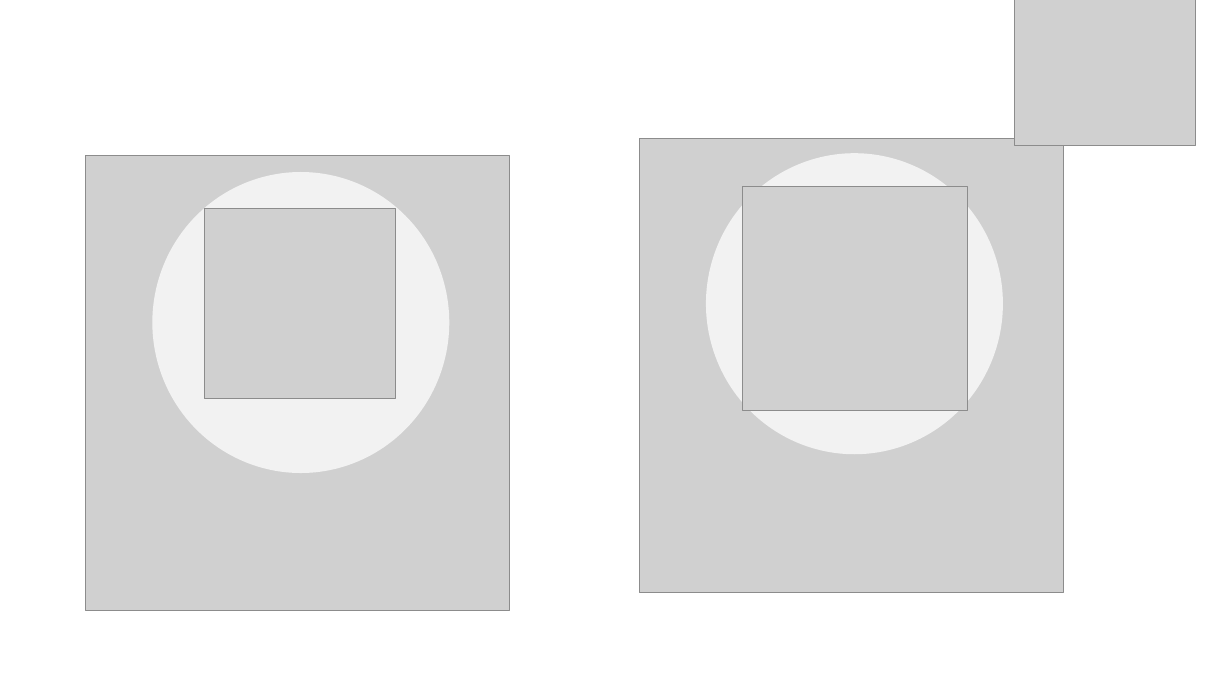
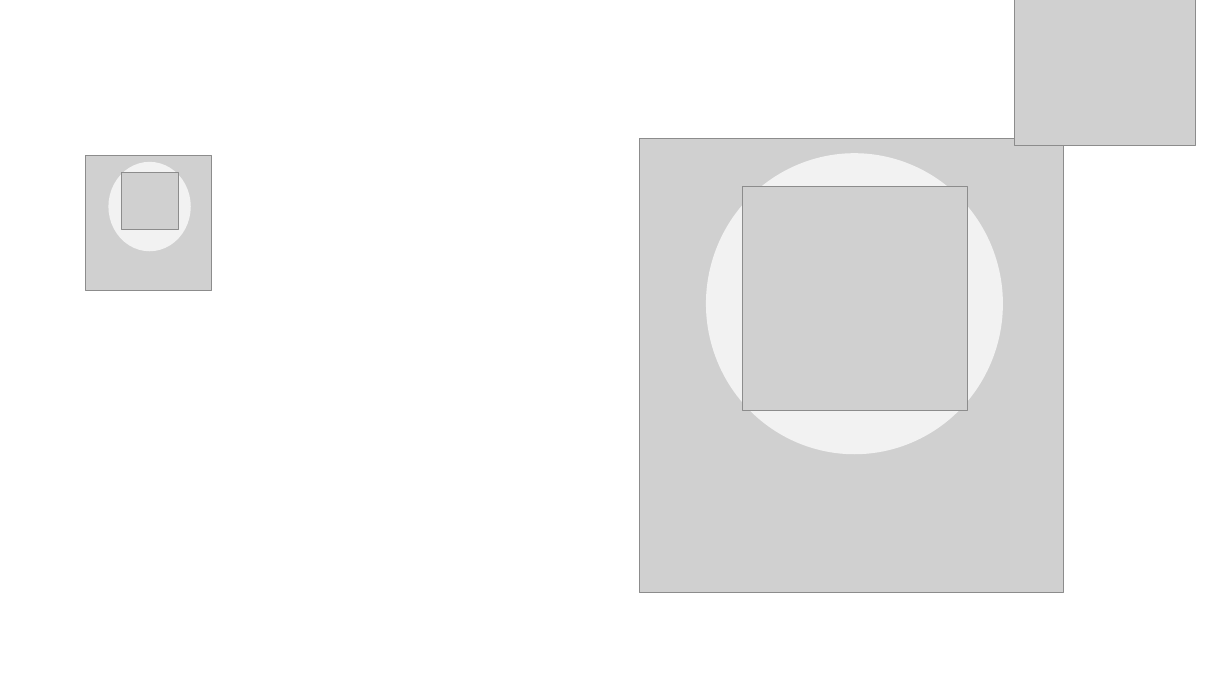
Before and after one commit to antenehs/Commuter, a slide deck: slide 10 of Reitti/Pictures/Pictures.pptx. Drawn at 1232x693 pixels with LibreOffice and Linux fonts; fonts in the diff are those of the drawing; grey boxes stand for pictures. Boxes give left, top, right and bottom in pixels: in the first picture for what was removed or moved away, otherwise in the second. Text is boxed around its words. In the diff, an @@ line names an element or a change of style, - is before the commit and + after.

```diff
--- a/Reitti/Pictures/Pictures.pptx
+++ b/Reitti/Pictures/Pictures.pptx
@@ picture: place and size @@
-picture at box(86, 155, 510, 610)
+picture at box(86, 155, 212, 290)
@@ ellipse: place and size @@
-ellipse at box(152, 172, 449, 473)
+ellipse at box(108, 162, 190, 251)
@@ picture: place and size @@
-picture at box(204, 208, 395, 398)
+picture at box(122, 173, 178, 229)
```
Also in this commit, not shown: 1 other slide changed, 22 other files.
